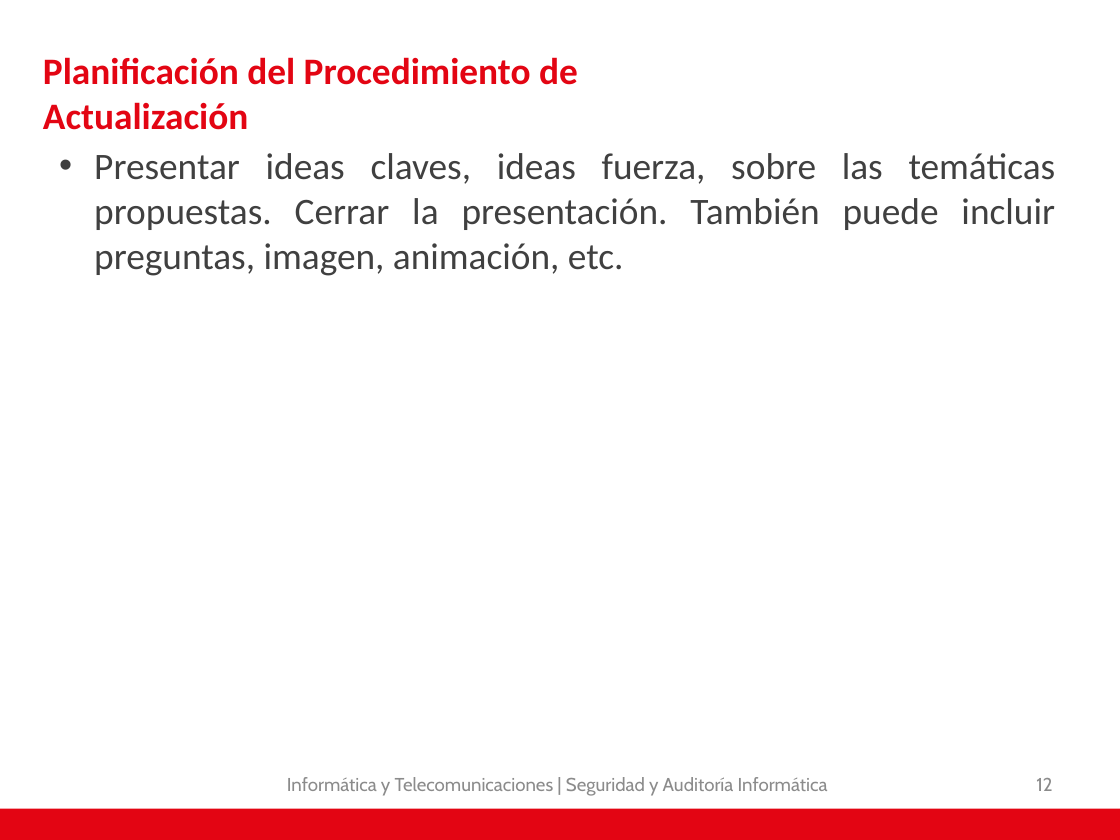
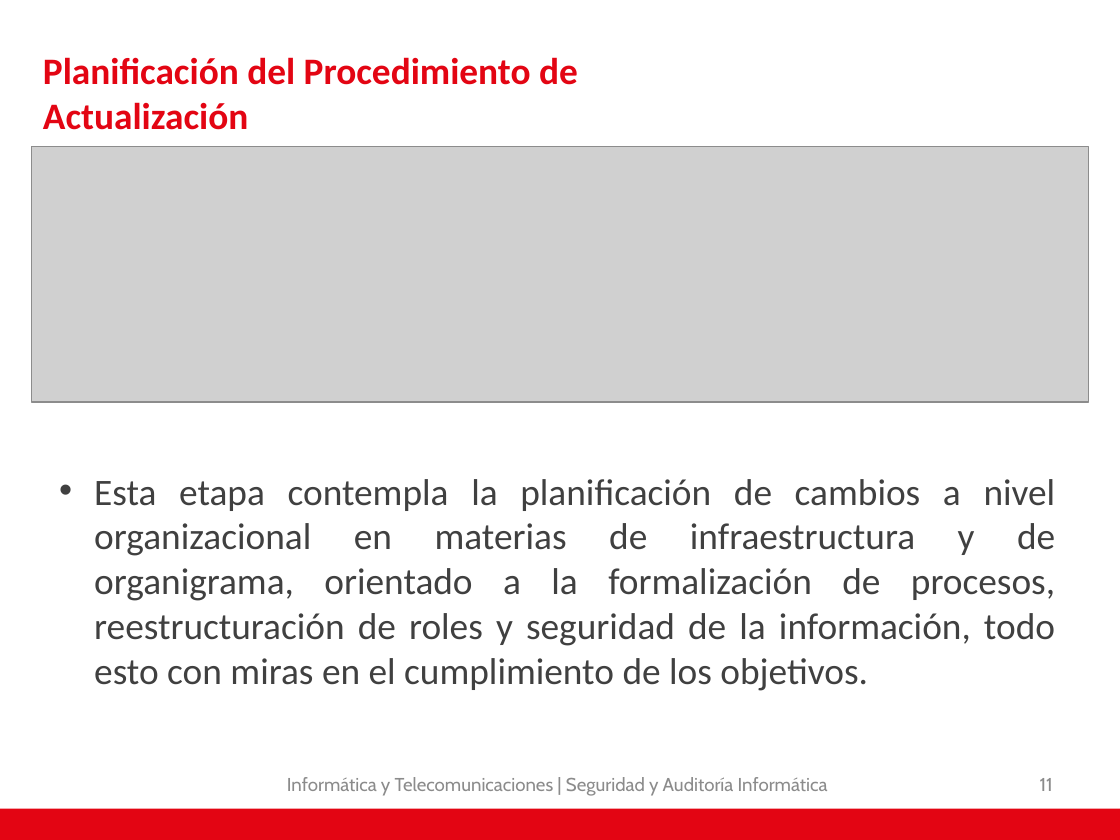
Before and after one commit to AdNNNN/inacap.2019, a slide deck: slide 11 of trabajos.inacap.2019/Seguridad y auditoria informática/Unidad 2/Problematica - Empresa JetBlack II.pptx (slide 12 before the commit). Drawn at 1120x840 pixels with LibreOffice and Linux fonts; fonts in the diff are those of the drawing; grey boxes stand for pictures; background and template pictures are left out. Boxes give left, top, right and bottom in pixels: in the first picture for what was removed or moved away, otherwise in the second. Text is boxed around its words. In the diff, an @@ line names an element or a change of style, - is before the commit and + after.

Commit message:
powerpoint jetblack 2 seguridad

```diff
--- a/trabajos.inacap.2019/Seguridad y auditoria informática/Unidad 2/Problematica - Empresa JetBlack II.pptx
+++ b/trabajos.inacap.2019/Seguridad y auditoria informática/Unidad 2/Problematica - Empresa JetBlack II.pptx
@@ picture added at bbox=[31, 147, 1088, 402] @@
@@ text at bbox=[94, 479, 1056, 691]: text changed @@
-• Presentar ideas claves, ideas fuerza, sobre las temáticas propuestas. Cerrar la presentación. También puede incluir preguntas, imagen, animación, etc.
+• Esta etapa contempla la planificación de cambios a nivel organizacional en materias de infraestructura y de organigrama, orientado a la formalización de procesos, reestructuración de roles y seguridad de la información, todo esto con miras en el cumplimiento de los objetivos.
@@ page number at bbox=[1040, 778, 1053, 791]: text changed @@
-12
+11
```
Also in this commit, not shown: 1 other slide changed, 2 slides removed.
